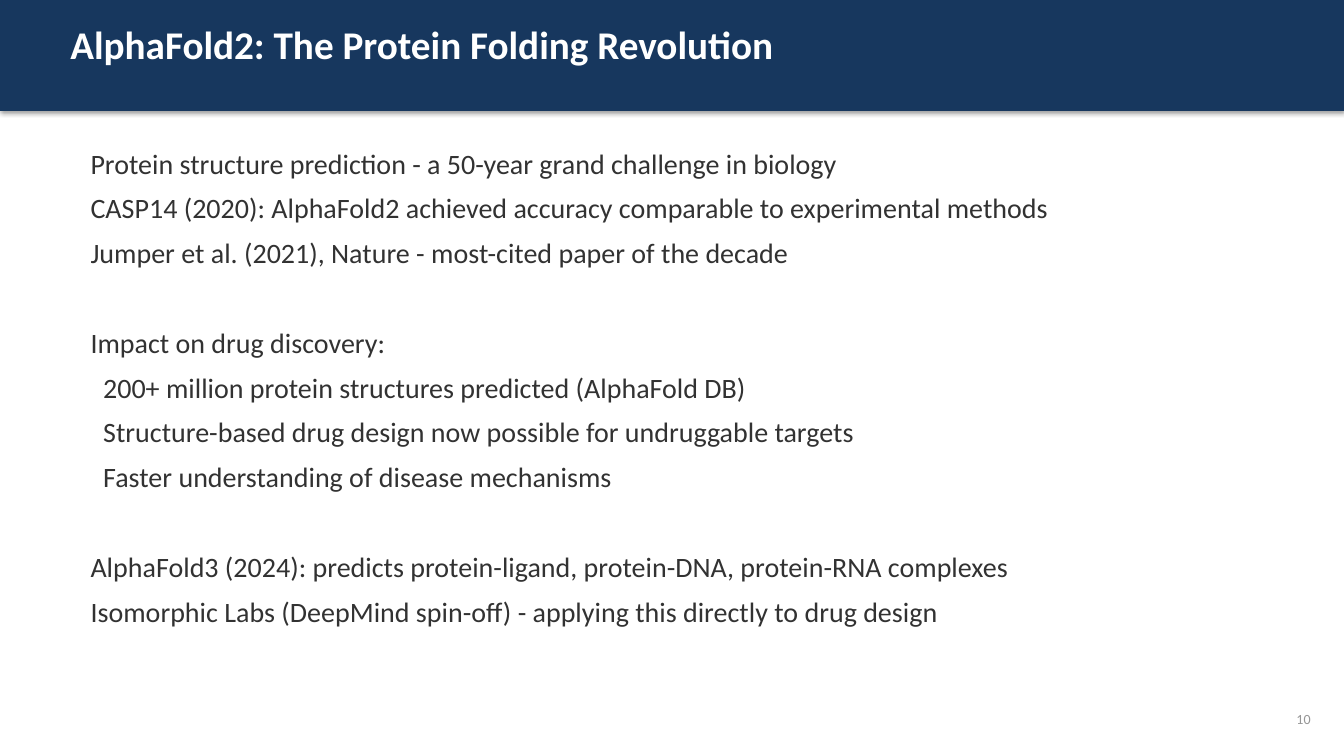
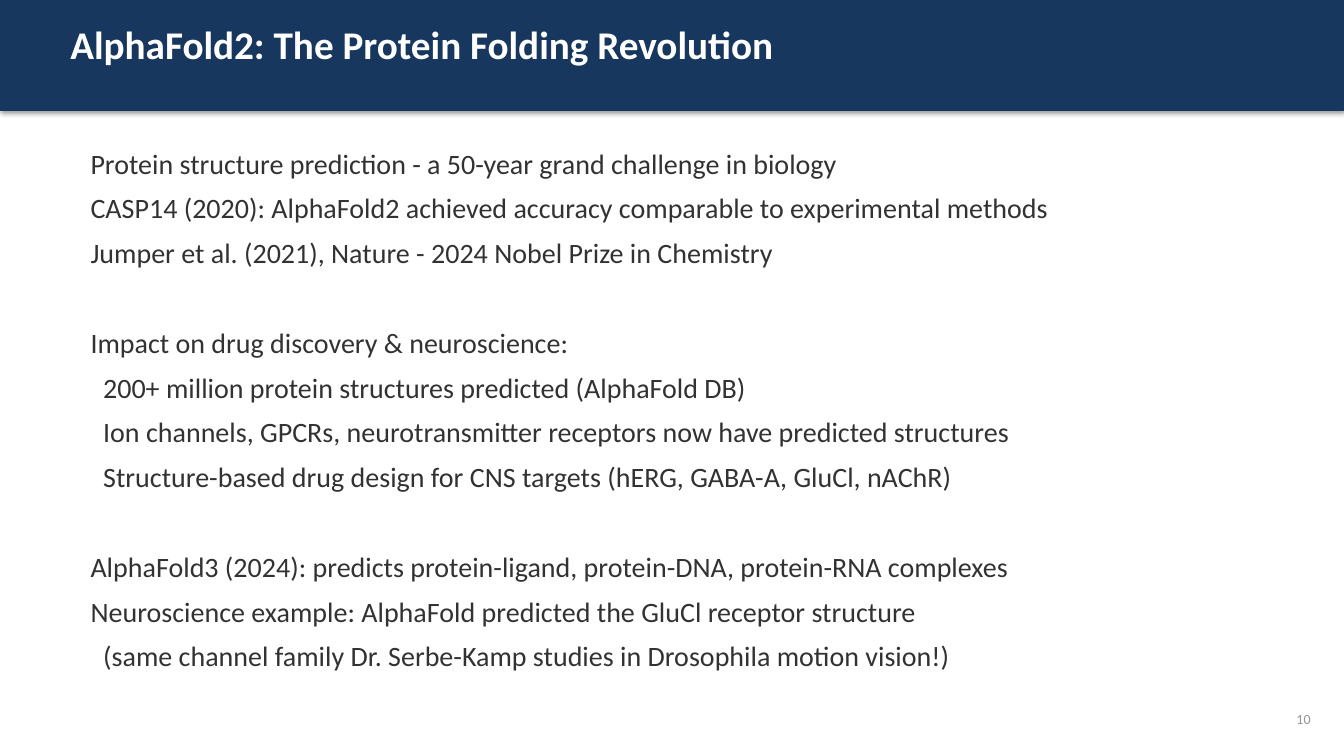
Before and after one commit to officialprateekmethwani-coder/AI-Drug-Discovery, a slide deck: slide 10 of week1_introduction/slides.pptx. Drawn at 1344x756 pixels with LibreOffice and Linux fonts; fonts in the diff are those of the drawing. Boxes give left, top, right and bottom in pixels: in the first picture for what was removed or moved away, otherwise in the second. Text is boxed around its words. In the diff, an @@ line names an element or a change of style, - is before the commit and + after.

```diff
--- a/week1_introduction/slides.pptx
+++ b/week1_introduction/slides.pptx
@@ text at [91,242,772,358]: text changed @@
-Jumper et al. (2021), Nature - most-cited paper of the decade
-Impact on drug discovery:
+Jumper et al. (2021), Nature - 2024 Nobel Prize in Chemistry
+Impact on drug discovery & neuroscience:
@@ text at [103,422,1009,492]: text changed @@
-Structure-based drug design now possible for undruggable targets
-Faster understanding of disease mechanisms
+Ion channels, GPCRs, neurotransmitter receptors now have predicted structures
+Structure-based drug design for CNS targets (hERG, GABA-A, GluCl, nAChR)
@@ text at [91,602,949,671]: text changed @@
-Isomorphic Labs (DeepMind spin-off) - applying this directly to drug design
+Neuroscience example: AlphaFold predicted the GluCl receptor structure
+(same channel family Dr. Serbe-Kamp studies in Drosophila motion vision!)
```
Also in this commit, not shown: 6 other slides changed, 4 other files.
